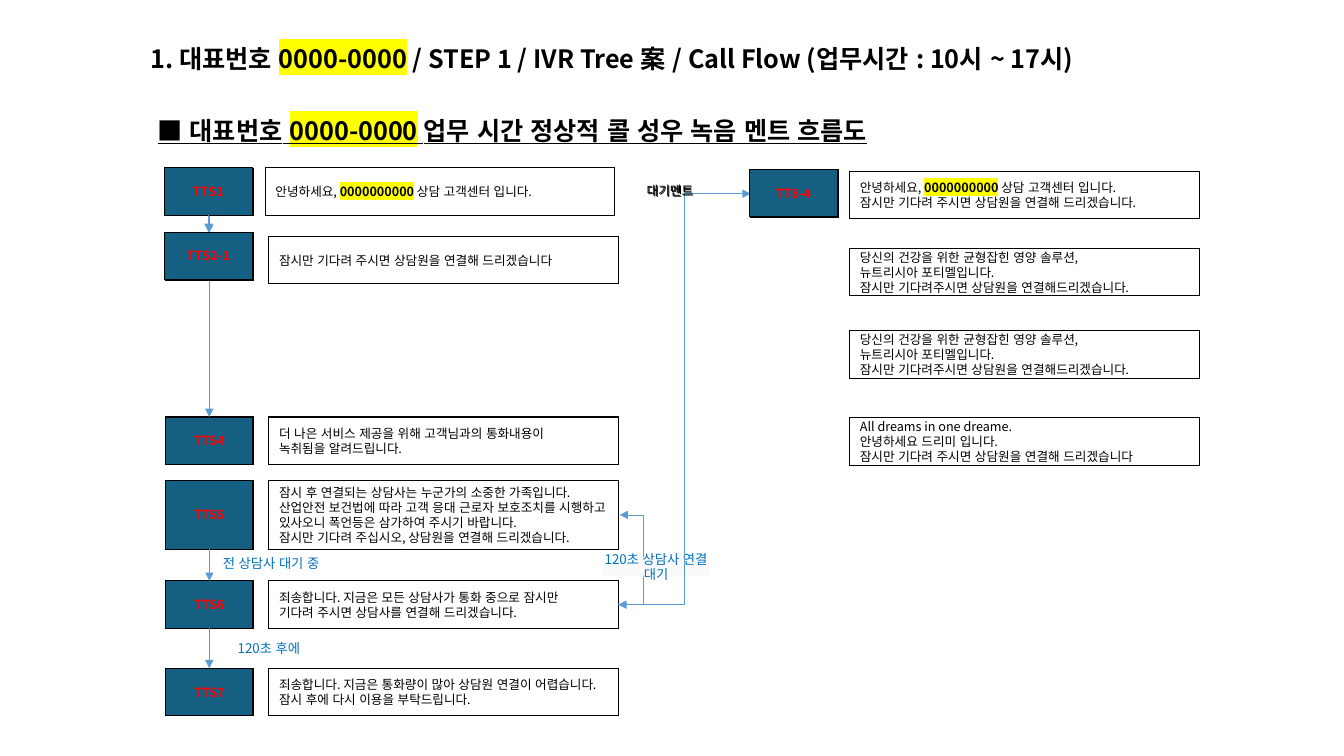
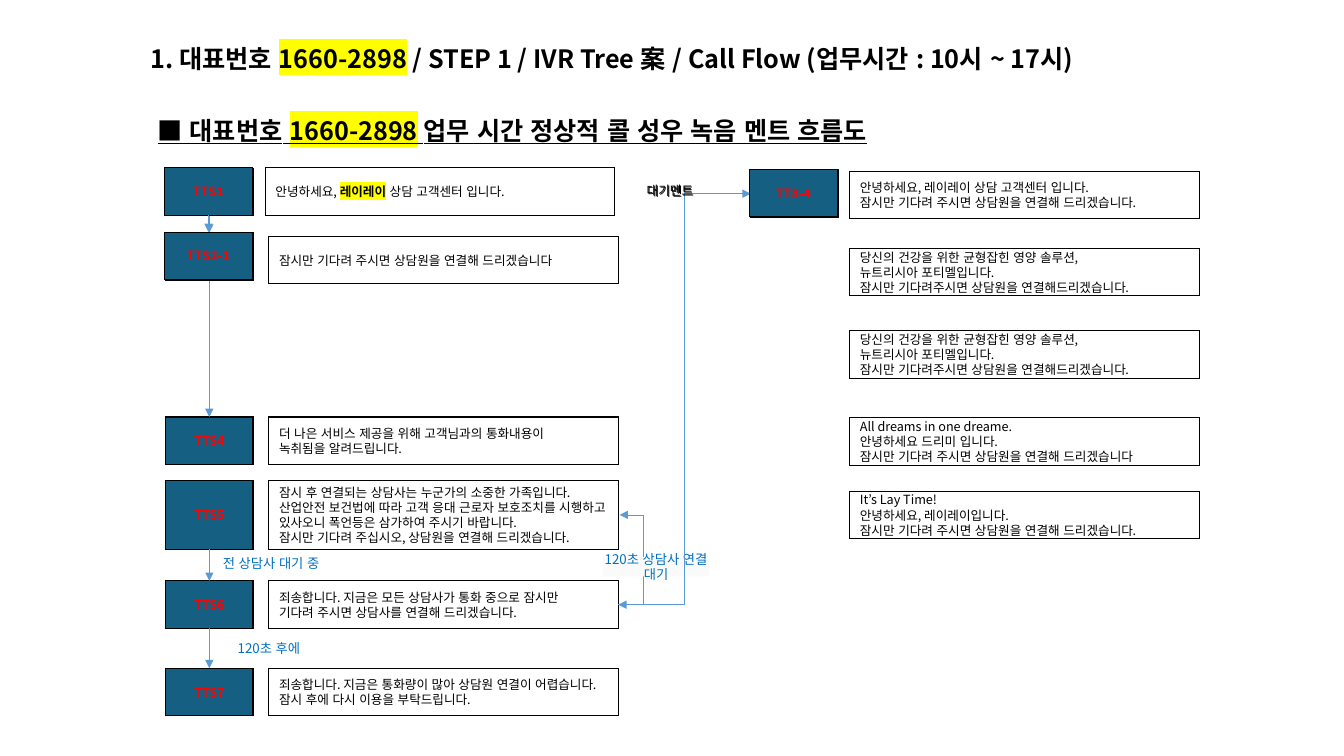
Before and after one commit to yoonwhan0/eibe_cs_mockup, a slide deck: slide 1 of EIBE_CS_ARS_멘트.pptx. Drawn at 1344x756 pixels with LibreOffice and Linux fonts; fonts in the diff are those of the drawing. Boxes give left, top, right and bottom in pixels: in the first picture for what was removed or moved away, otherwise in the second. Text is boxed around its words. In the diff, an @@ line names an element or a change of style, - is before the commit and + after.

```diff
--- a/EIBE_CS_ARS_멘트.pptx
+++ b/EIBE_CS_ARS_멘트.pptx
@@ text at bbox=[179, 46, 1073, 73]: text changed @@
-1. 대표번호 0000-0000 / STEP 1 / IVR Tree 案 / Call Flow (업무시간 : 10시 ~ 17시)
+1. 대표번호 1660-2898 / STEP 1 / IVR Tree 案 / Call Flow (업무시간 : 10시 ~ 17시)
@@ text at bbox=[190, 119, 868, 144]: text changed @@
-■ 대표번호 0000-0000 업무 시간 정상적 콜 성우 녹음 멘트 흐름도
+■ 대표번호 1660-2898 업무 시간 정상적 콜 성우 녹음 멘트 흐름도
@@ text in rectangle at bbox=[275, 185, 504, 198]: text changed @@
-안녕하세요, 0000000000 상담 고객센터 입니다.
+안녕하세요, 레이레이 상담 고객센터 입니다.
@@ text in rectangle at bbox=[860, 181, 1136, 208]: text changed @@
-안녕하세요, 0000000000 상담 고객센터 입니다.
-잠시만 기다려 주시면 상담원을 연결해 드리겠습니다.
+안녕하세요, 레이레이 상담 고객센터 입니다.
+잠시만 기다려 주시면 상담원을 연결해 드리겠습니다.
@@ rectangle added at bbox=[850, 491, 1199, 538], fill #FFFFFF, outline #000000 0.75 pt, 9 pt, text #000000 @@
+It’s Lay Time!
+안녕하세요, 레이레이입니다.
+잠시만 기다려 주시면 상담원을 연결해 드리겠습니다.
```
Also in this commit, not shown: 1 other file.
